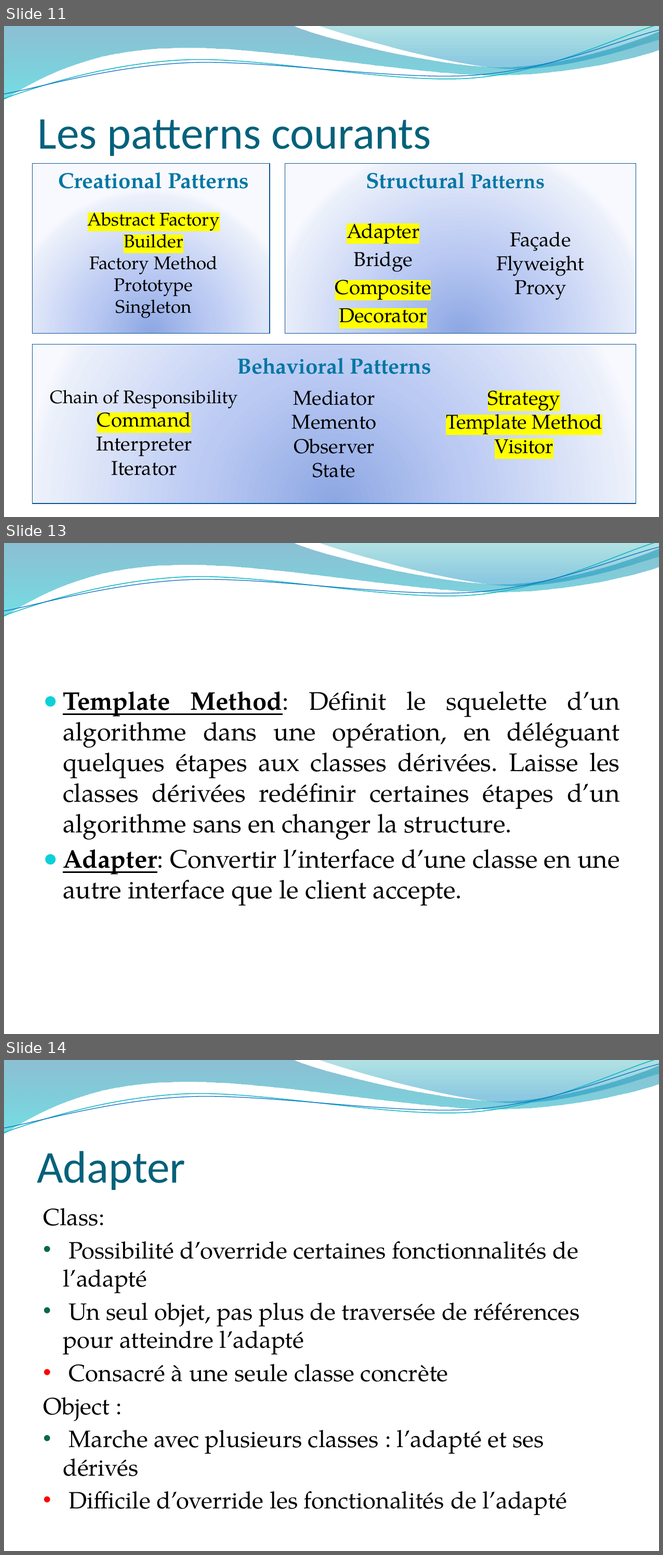
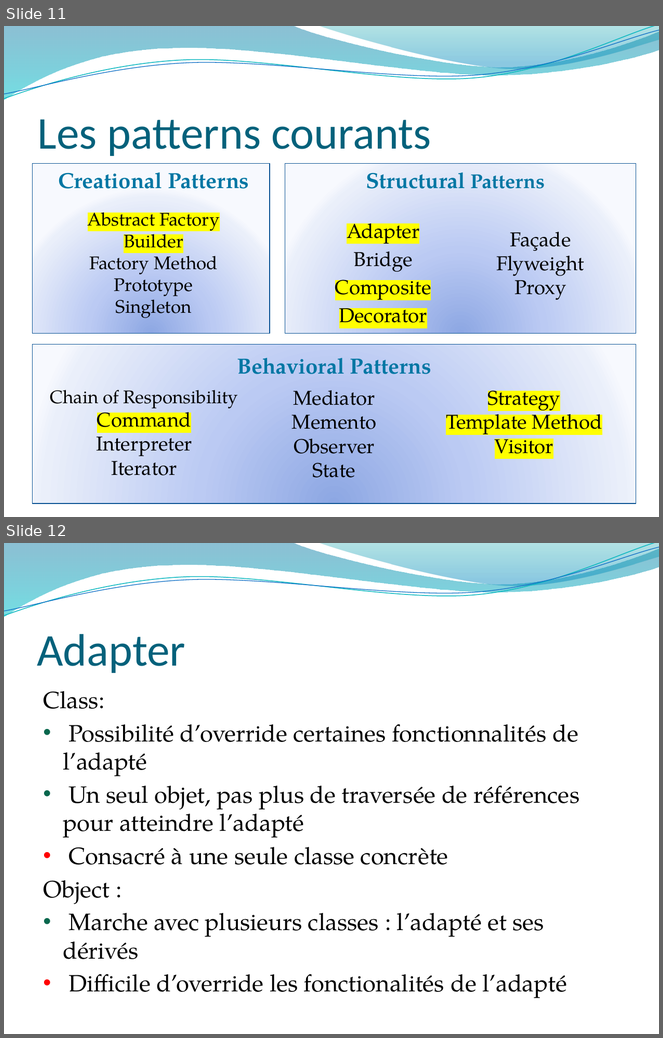
Before and after one commit to Eregrith/Prez, a slide deck: Design patterns.pptx. Shown one above the other, each under a label of ours: slides 11, 13 and 14 before the commit, slides 11 and 12 after it; the slides between them are not shown. The pictures are 663x1555 and 663x1038 pixels, drawn with LibreOffice and Linux fonts; fonts in the diff are those of the drawing; background and template pictures are left out. Boxes give left, top, right and bottom in pixels: in the first picture for what was removed or moved away, otherwise in the second. Text is boxed around its words. In the diff, an @@ line names an element or a change of style, - is before the commit and + after.

```diff
--- a/Design patterns.pptx
+++ b/Design patterns.pptx
@@ slide 13 removed at (x1=4, y1=543, x2=659, y2=1034), background picture (left out); not listed: 4 template elements that a slide beside it also shows @@
@@ text removed at (x1=63, y1=691, x2=620, y2=906) @@
-● Template Method: Définit le squelette d’un algorithme dans une opération, en déléguant quelques étapes aux classes dérivées. Laisse les classes dérivées redéfinir certaines étapes d’un algorithme sans en changer la structure.
-● Adapter: Convertir l’interface d’une classe en une autre interface que le client accepte.
@@ what was slide 14 is now slide 12 @@
```
Also in this commit, not shown: 1 slide changed, 1 slide added, 2 other slides removed, 33 other files.
